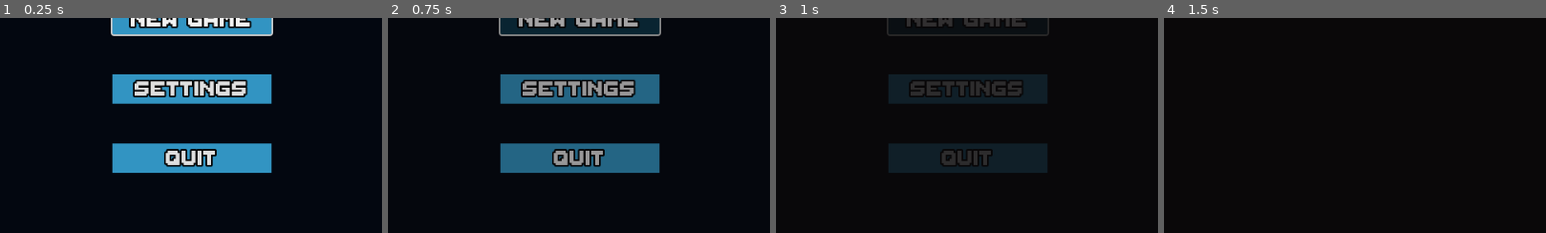
Above: before the commit, frames 1-4 (left to right).
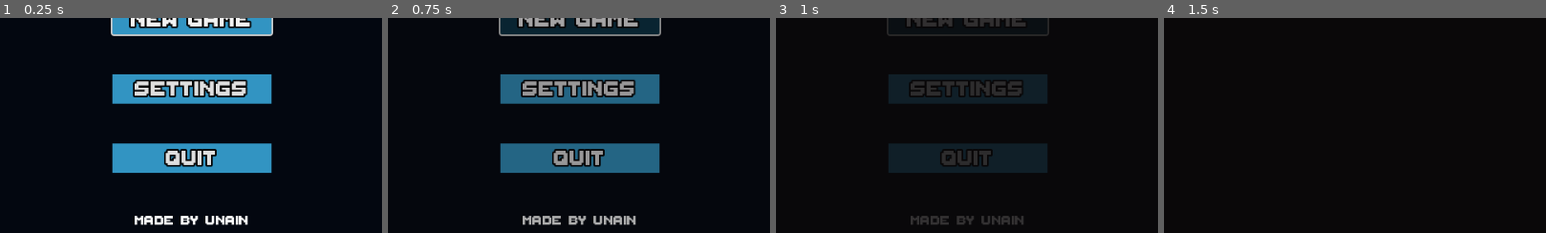
Above: after the commit, the same moments.

Repository: Una1n/Arkanoid
Game: Godot game, scene res://scenes/ui/main_scene.tscn
Same seed, same stepped clock (60 frames per second), same inputs: the game is played once before the commit and once after it. Sound files missing from this copy of the repository are replaced by a short silence.
Inputs:
- Up to frame 1 (0.25 s): no input
- Up to frame 2 (0.75 s): click "New Game" at 0.5 s
- Up to frame 3 (1 s): no input
- Up to frame 4 (1.5 s): click "New Game" at 1.25 s
The pictures show only the part of the screen within x 25-75%, y 49-99%; the shares and areas given below are measured in that part.

The runs differ from the first frame. In frame 1, 0.9% of the frame differs, in the area x 35-65%, y 92-97%; in frame 2, 0.9%; in frame 3, 0.6%; in frame 4, nothing differs.

Commit message:
Added Made by Unain to main menu

Diff:
--- a/scenes/ui/main_scene.tscn
+++ b/scenes/ui/main_scene.tscn
@@ -166,6 +166,20 @@
 focus_previous = NodePath("../SettingsButton")
 text = "Quit"
 
+[node name="MadeBy" type="Label" parent="Menu"]
+layout_mode = 1
+anchors_preset = 12
+anchor_top = 1.0
+anchor_right = 1.0
+anchor_bottom = 1.0
+offset_top = -37.0
+grow_horizontal = 2
+grow_vertical = 0
+theme_override_font_sizes/font_size = 25
+text = "Made by Unain"
+horizontal_alignment = 1
+vertical_alignment = 1
+
 [connection signal="pressed" from="Menu/VBoxContainer/NewGameButton" to="." method="_on_new_game_button_pressed"]
 [connection signal="pressed" from="Menu/VBoxContainer/SettingsButton" to="." method="_on_settings_button_pressed"]
 [connection signal="pressed" from="Menu/VBoxContainer/QuitButton" to="." method="_on_quit_button_pressed"]
